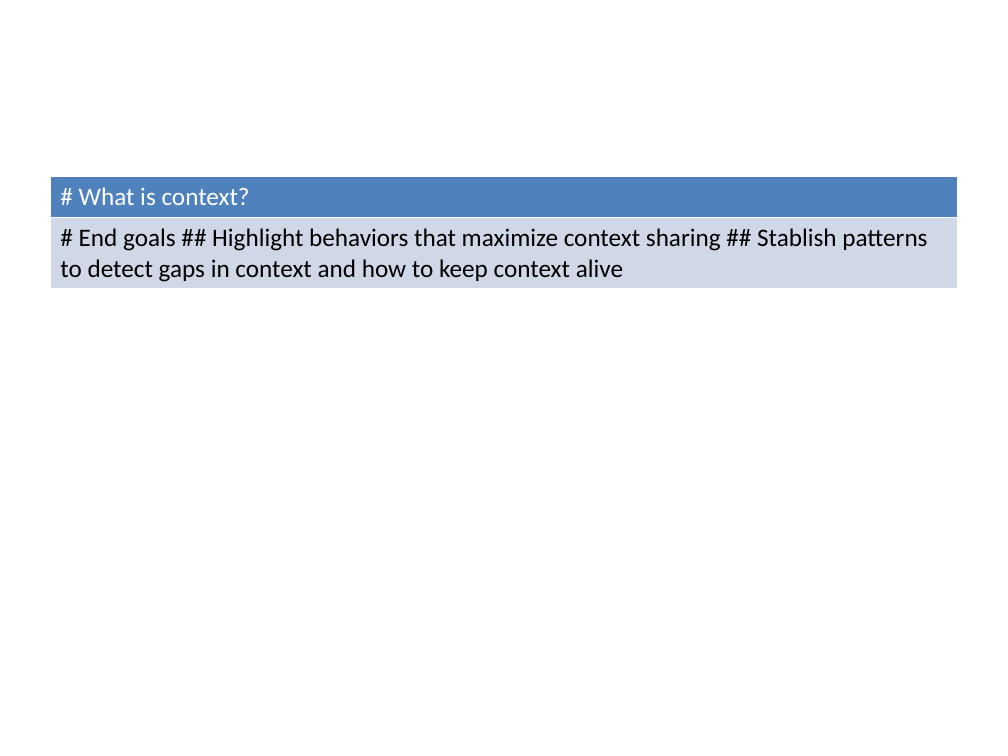
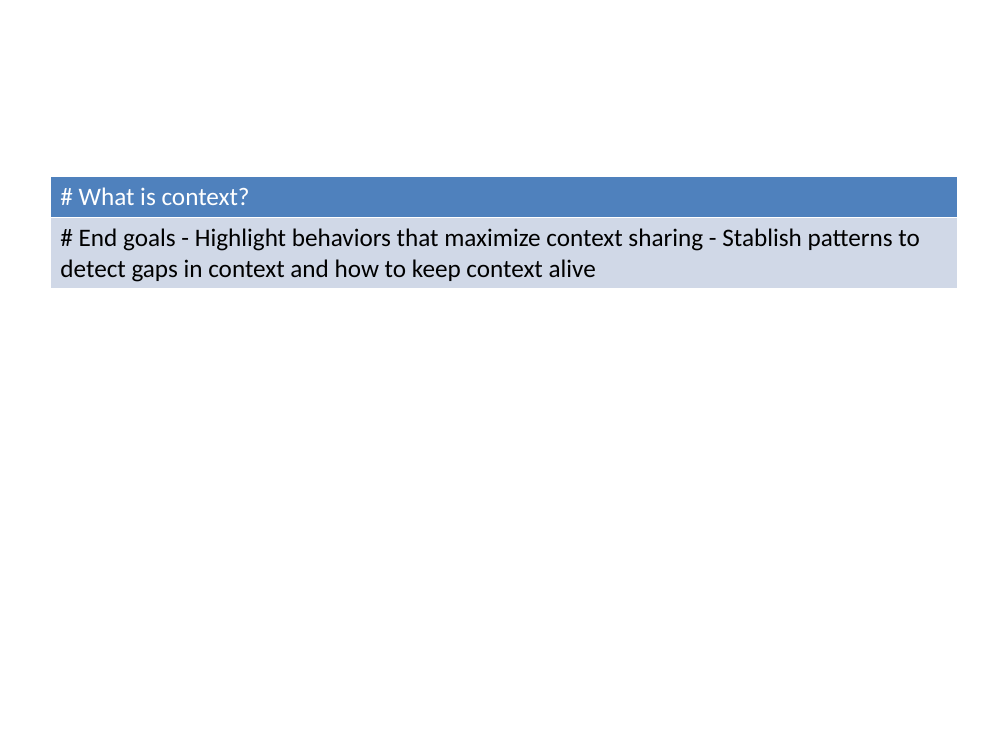
Before and after one commit to masters3d/ingenio, a slide deck: slide 2 of presentation/render/eng_contextual_awareness.pptx. Drawn at 1008x756 pixels with LibreOffice and Linux fonts; fonts in the diff are those of the drawing. Boxes give left, top, right and bottom in pixels: in the first picture for what was removed or moved away, otherwise in the second. Text is boxed around its words. In the diff, an @@ line names an element or a change of style, - is before the commit and + after.

```diff
--- a/presentation/render/eng_contextual_awareness.pptx
+++ b/presentation/render/eng_contextual_awareness.pptx
@@ table at (50,176,958,674) @@
-row 2, column 1: # End goals ## Highlight behaviors that maximize context sharing ## Stablish patterns to detect gaps in context and how to keep context alive
+row 2, column 1: # End goals - Highlight behaviors that maximize context sharing - Stablish patterns to detect gaps in context and how to keep context alive
```
Also in this commit, not shown: 5 other slides changed, 1 slide added, 1 slide removed, 7 other files.
